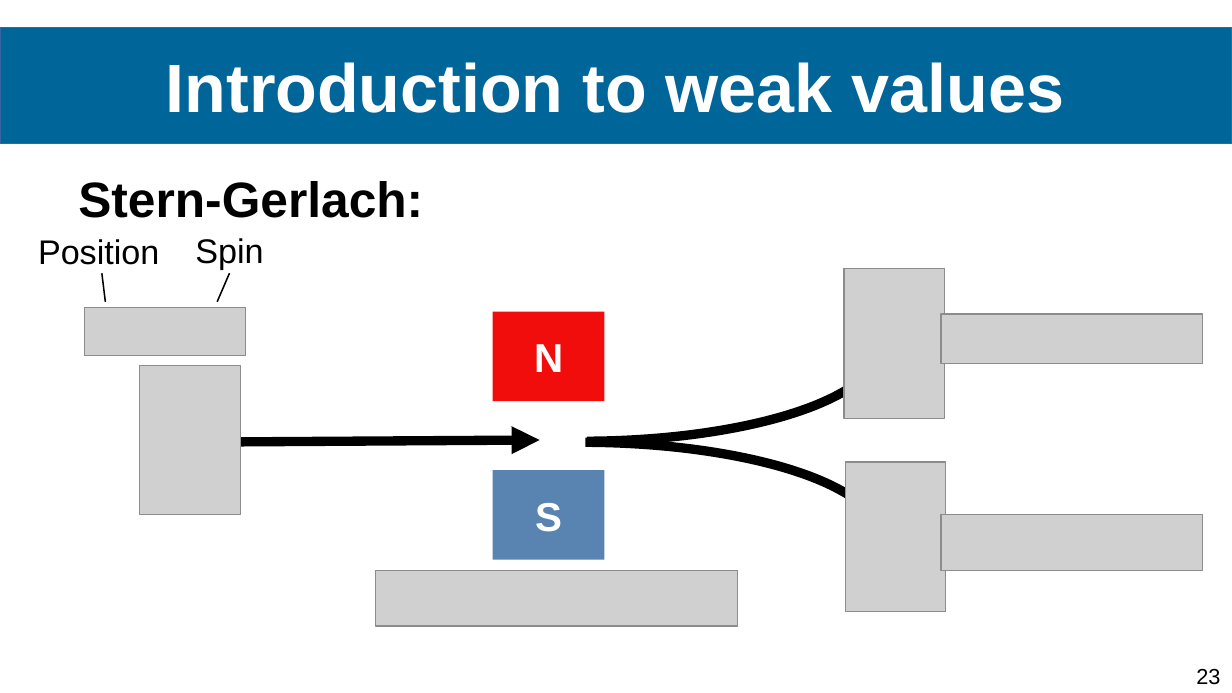
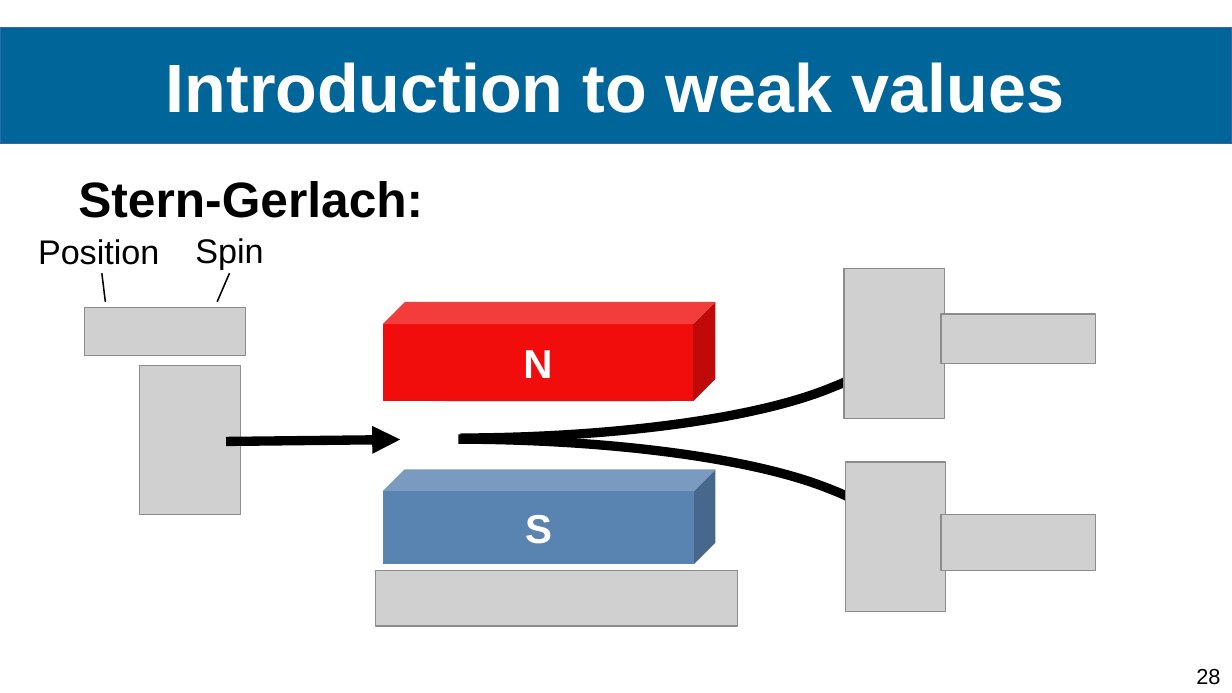
Before and after one commit to Ismaele-vincent/PhD, a slide deck: slide 28 of 2024/Conference abstract/Conference FOMO/Presentation FOMO 2024.odp (slide 23 before the commit). Drawn at 1232x693 pixels with LibreOffice and Linux fonts; fonts in the diff are those of the drawing; grey boxes stand for pictures; background and template pictures are left out. Boxes give left, top, right and bottom in pixels: in the first picture for what was removed or moved away, otherwise in the second. Text is boxed around its words. In the diff, an @@ line names an element or a change of style, - is before the commit and + after.

```diff
--- a/2024/Conference abstract/Conference FOMO/Presentation FOMO 2024.odp
+++ b/2024/Conference abstract/Conference FOMO/Presentation FOMO 2024.odp
@@ arc (boxed as its full ellipse): place and size @@
-arc (boxed as its full ellipse) at (285, 248, 882, 442)
+arc (boxed as its full ellipse) at (27, 245, 883, 438)
@@ arc (boxed as its full ellipse) at (27, 245, 883, 438): proportions changed @@
@@ cube added at (382, 302, 715, 401), fill #F10D0C, 26 pt, text #FFFFFF, bold @@
+N
@@ rectangle "N": place and size @@
-rectangle "N" at (493, 312, 605, 401)
+rectangle "N" at (444, 312, 667, 401)
@@ picture: place and size @@
-picture at (941, 314, 1203, 363)
+picture at (941, 314, 1096, 363)
@@ arc (boxed as its full ellipse) at (22, 439, 883, 633): proportions changed @@
@@ arc (boxed as its full ellipse): place and size @@
-arc (boxed as its full ellipse) at (282, 443, 881, 636)
+arc (boxed as its full ellipse) at (22, 439, 883, 633)
@@ arrow moved from (228, 442) - (540, 440) to (226, 442) - (400, 439) @@
@@ cube added at (383, 470, 715, 565), fill #5983B0, 26 pt, text #FFFFFF, bold @@
+S
@@ rectangle "S": place and size @@
-rectangle "S" at (493, 471, 605, 560)
+rectangle "S" at (444, 471, 667, 560)
@@ picture: place and size @@
-picture at (941, 514, 1203, 570)
+picture at (941, 514, 1096, 570)
@@ page number at (1196, 669, 1220, 685): text changed @@
-23
+28
```
Also in this commit, not shown: 10 other slides changed, 14 slides added, 6 other files.
